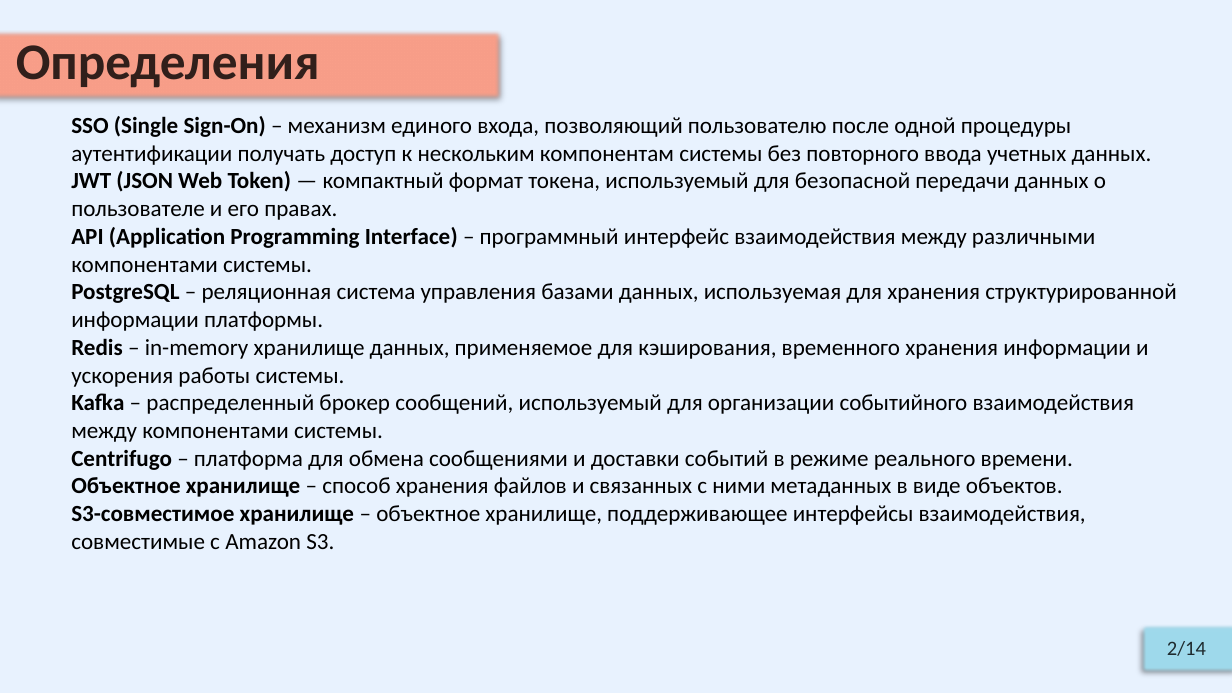
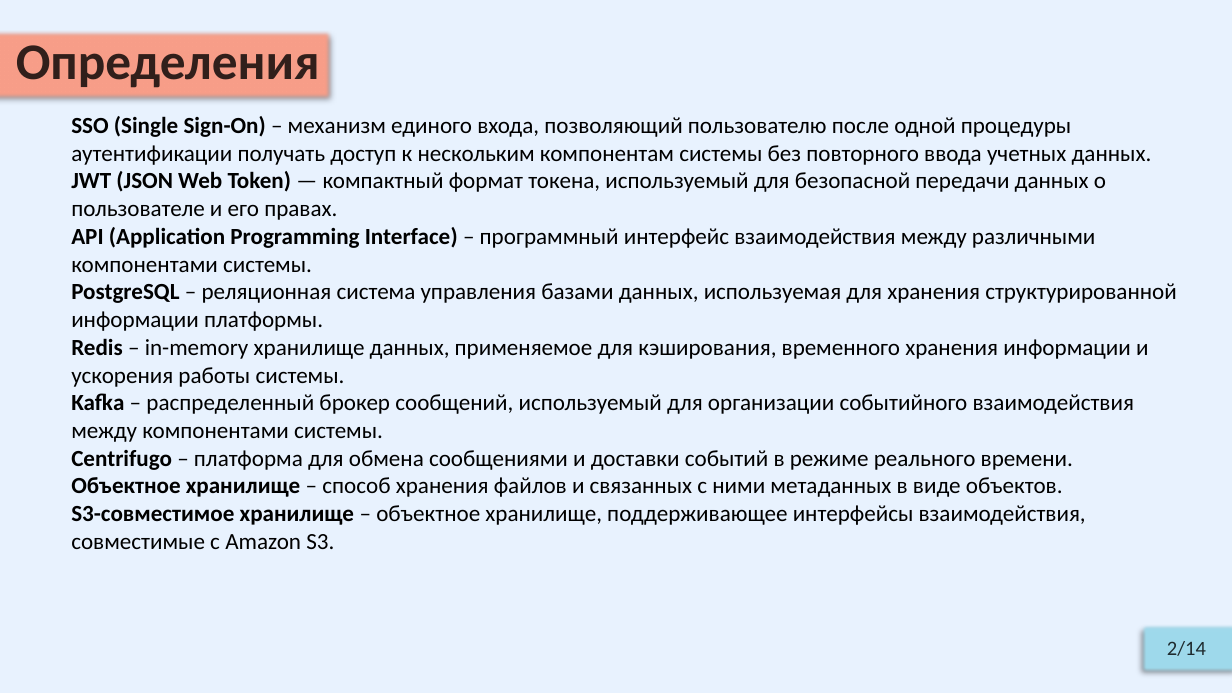
Before and after one commit to Relax-FM/Diploma, a slide deck: slide 2 of master/Diploma/presentation/OnyushevA_RK6-41M.pptx. Drawn at 1232x693 pixels with LibreOffice and Linux fonts; fonts in the diff are those of the drawing. Boxes give left, top, right and bottom in pixels: in the first picture for what was removed or moved away, otherwise in the second. Text is boxed around its words. In the diff, an @@ line names an element or a change of style, - is before the commit and + after.

```diff
--- a/master/Diploma/presentation/OnyushevA_RK6-41M.pptx
+++ b/master/Diploma/presentation/OnyushevA_RK6-41M.pptx
@@ subtitle "Определения": place and size @@
-subtitle "Определения" at (0,30,501,100)
+subtitle "Определения" at (0,30,331,100)
```
Also in this commit, not shown: 8 other slides changed, 4 slides added, 4 slides removed, 6 other files.
